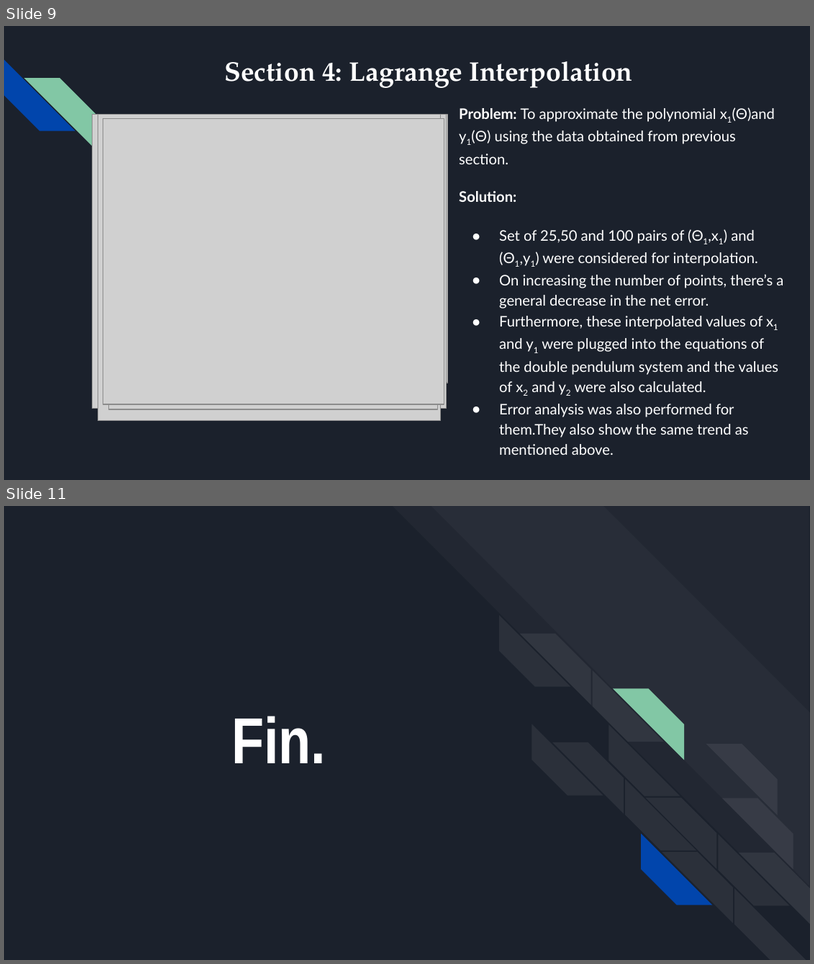
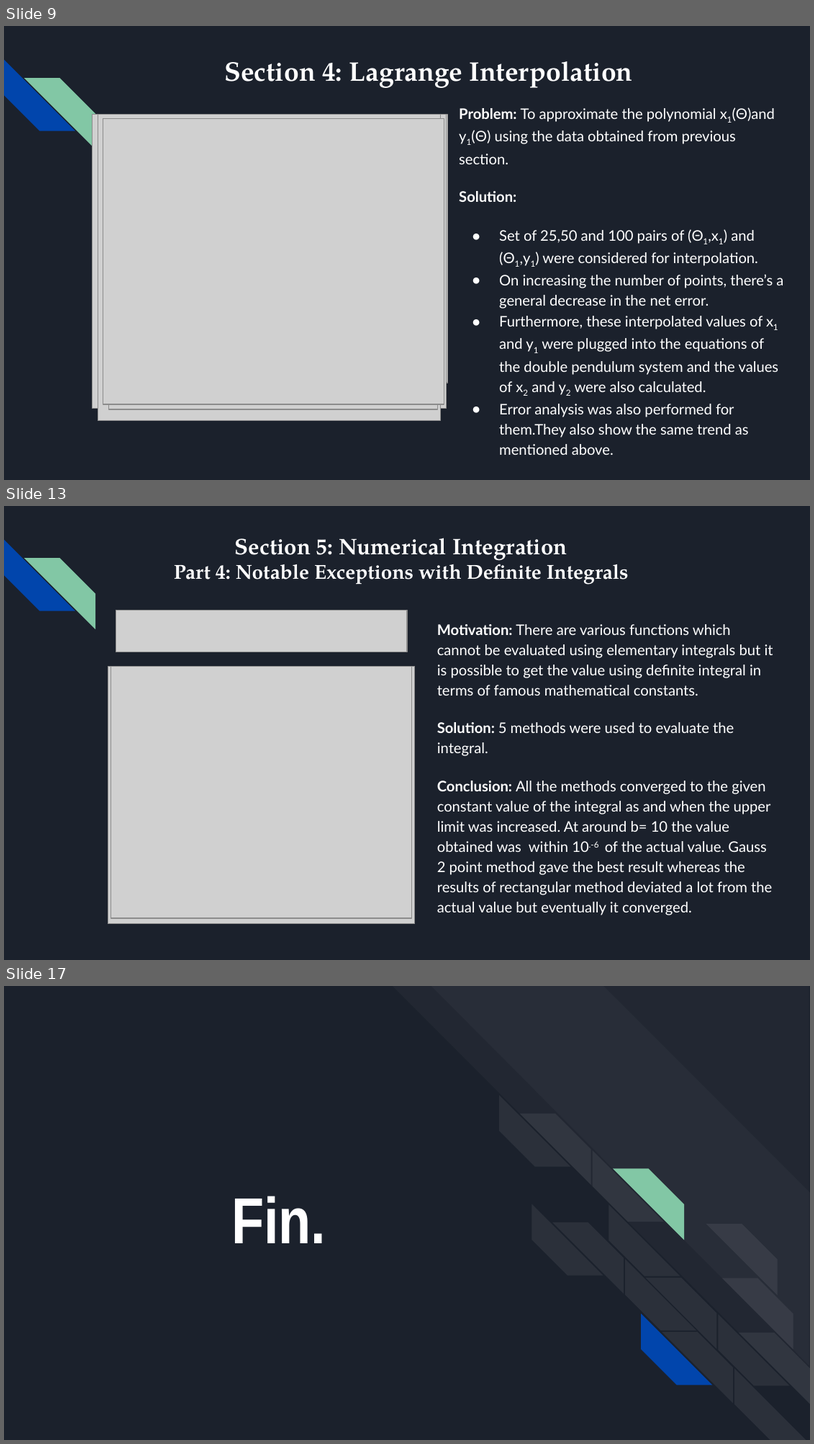
Before and after one commit to shantanutyagi67/CS374_Labs, a slide deck: Project/Submission/201801015_ProjectPPT.pptx. Shown one above the other, each under a label of ours: slides 9 and 11 before the commit, slides 9, 13 and 17 after it; the slides between them are not shown. The pictures are 814x964 and 814x1444 pixels, drawn with LibreOffice and Linux fonts; fonts in the diff are those of the drawing; grey boxes stand for pictures. Boxes give left, top, right and bottom in pixels: in the first picture for what was removed or moved away, otherwise in the second. Text is boxed around its words. In the diff, an @@ line names an element or a change of style, - is before the commit and + after.

```diff
--- a/Project/Submission/201801015_ProjectPPT.pptx
+++ b/Project/Submission/201801015_ProjectPPT.pptx
@@ slide 13 added at [4, 506, 810, 960], background #1B212C; not listed: 2 template elements that a slide beside it also shows @@
@@ text added at [174, 538, 629, 584], 18 pt, text #FFFFFF, bold @@
+Section 5: Numerical Integration
+Part 4: Notable Exceptions with Definite Integrals
@@ picture added at [116, 610, 407, 652] @@
@@ text added at [437, 624, 774, 915], 13 pt, text #FFFFFF @@
+Motivation: There are various functions which cannot be evaluated using elementary integrals but it is possible to get the value using definite integral in terms of famous mathematical constants.
+Solution: 5 methods were used to evaluate the integral.
+Conclusion: All the methods converged to the given constant value of the integral as and when the upper limit was increased. At around b= 10 the value obtained was within 10.-6 of the actual value. Gauss 2 point method gave the best result whereas the results of rectangular method deviated a lot from the actual value but eventually it converged.
@@ picture added at [108, 667, 415, 924] @@
@@ picture added at [111, 667, 412, 918] @@
@@ what was slide 11 is now slide 17 @@
```
Also in this commit, not shown: 2 slides changed, 6 other slides added, 1 slide removed, 6 other files.
